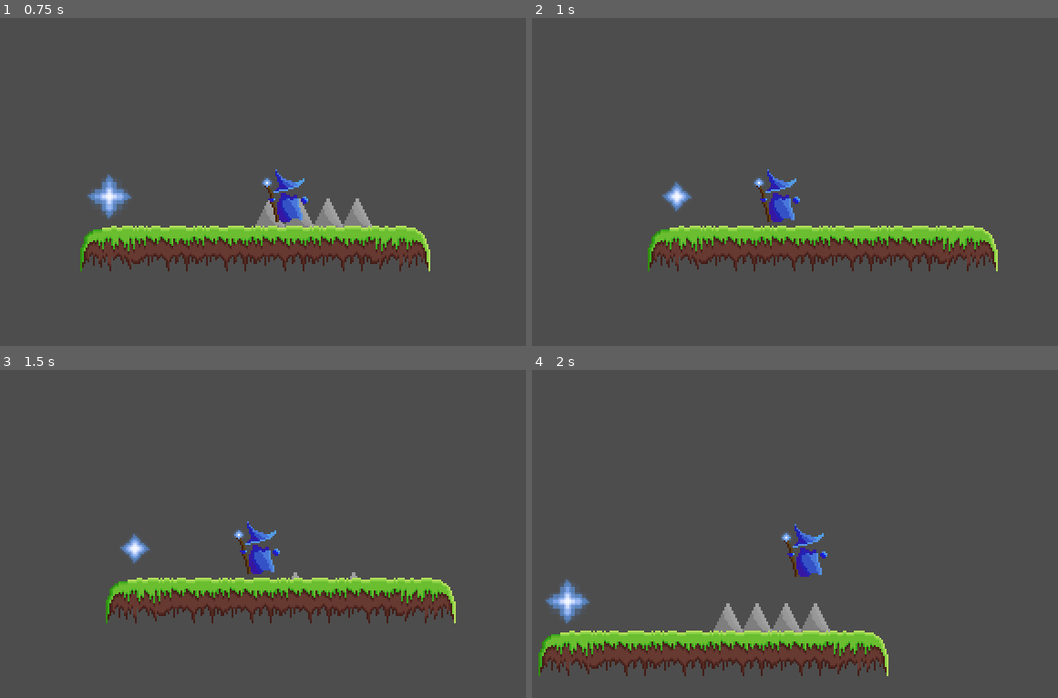
Above: before the commit, frames 1-4 (two rows, left to right).
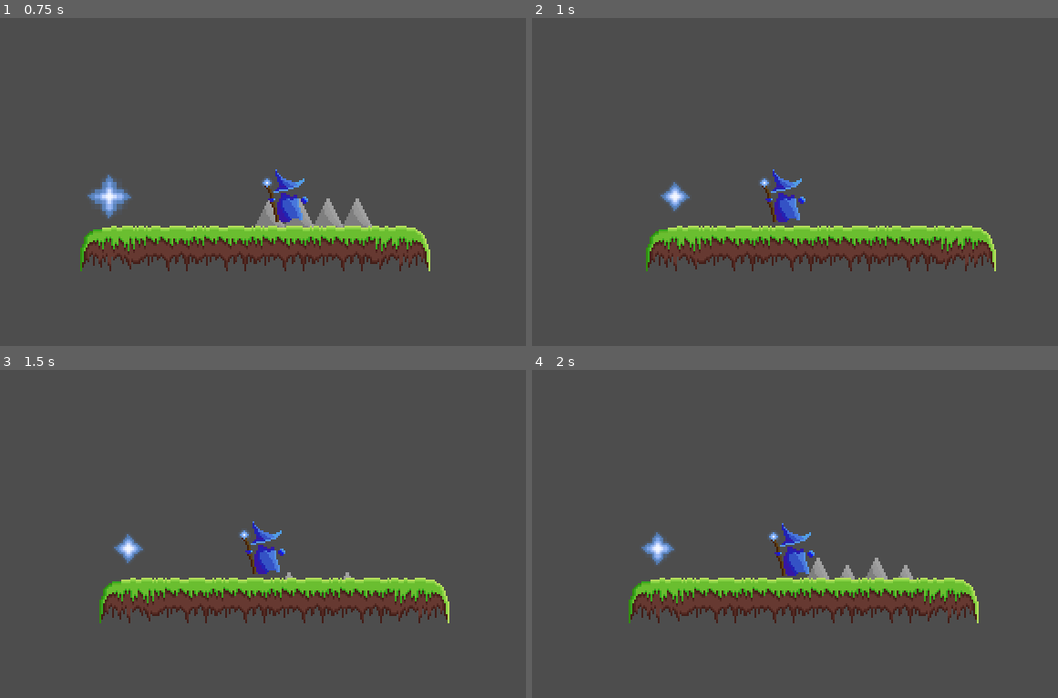
Above: after the commit, the same moments.

Repository: morganlabs-college/barrys-adventure
Game: Godot game, scene res://levels/main.tscn
Two runs of this game, one before a commit and one after it. Both use one fixed random seed, a clock stepped at 60 frames per second and the inputs below.
Inputs:
- Up to frame 1 (0.75 s): hold Right (Right) from 0.53 s (still down); hold Shift (Sprint) from 0.53 s (still down)
- Up to frame 2 (1 s): keep holding Right (Right); keep holding Shift (Sprint); tap Space (Jump) at 0.77 s
- Up to frame 3 (1.5 s): keep holding Right (Right); release Shift (Sprint) at 1.28 s; tap Shift (Sprint) at 1.35 s
- Up to frame 4 (2 s): keep holding Right (Right); tap Space (Jump) at 1.52 s

Frame 1 is identical in both runs. In frame 2, 3.5% of the frame differs, in the area x 21-89%, y 46-78%; in frame 3, 4.4%; in frame 4, 17%, in the area x 1-85%, y 46-94%.

Commit message:
fix: spikes collision shape
The old one was from the previous spikes textures, this one better resembles the shape of the new spikes.

Diff:
--- a/src/components/spike/spike.tscn
+++ b/src/components/spike/spike.tscn
@@ -46,8 +46,9 @@
 "speed": 12.0
 }]
 
-[sub_resource type="CircleShape2D" id="CircleShape2D_7wiay"]
+[sub_resource type="CapsuleShape2D" id="CapsuleShape2D_yhq4v"]
 radius = 6.0
+height = 26.0
 
 [node name="Spike" type="Node2D"]
 
@@ -63,5 +64,6 @@
 collision_mask = 2
 
 [node name="CollisionShape2D" type="CollisionShape2D" parent="Killzone"]
-position = Vector2(0, 11)
-shape = SubResource("CircleShape2D_7wiay")
+position = Vector2(0, 9)
+rotation = 1.5708
+shape = SubResource("CapsuleShape2D_yhq4v")
